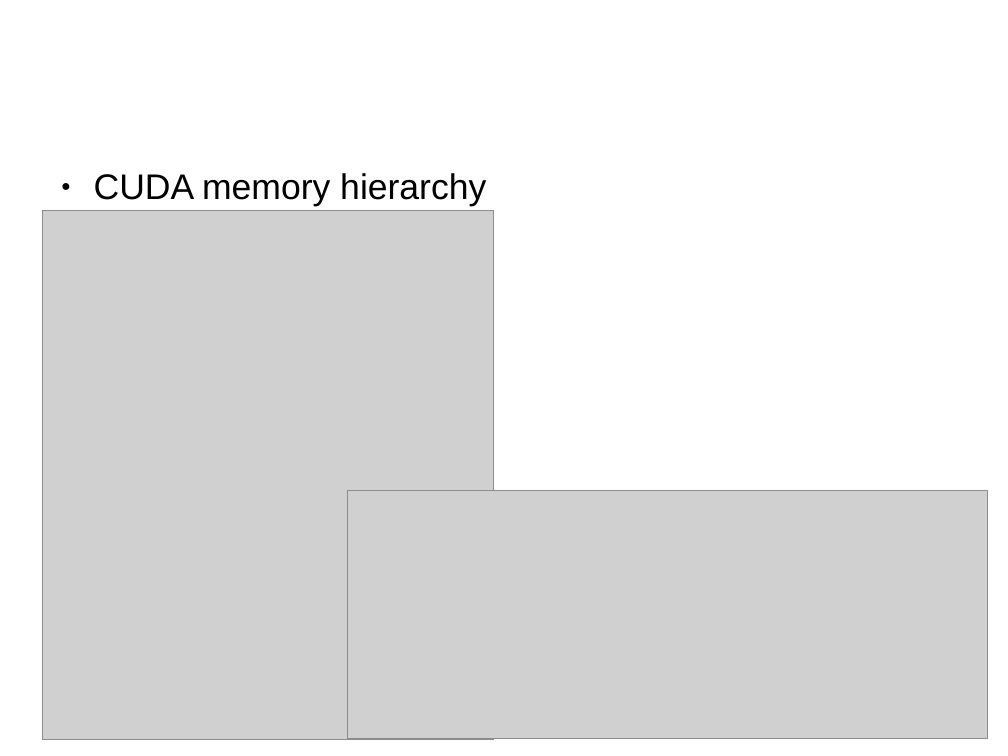
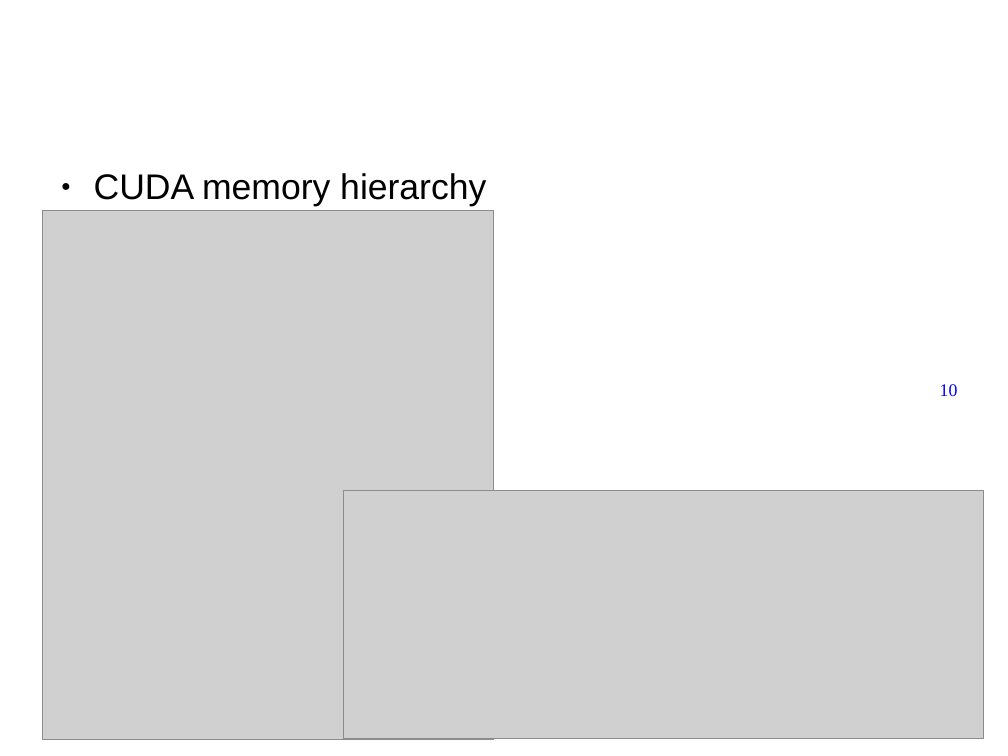
Before and after one commit to forestcheng/cudahmmsearch, a slide deck: slide 10 of thesis/thesisDefense.odp (slide 11 before the commit). Drawn at 1008x756 pixels with LibreOffice and Linux fonts; fonts in the diff are those of the drawing; grey boxes stand for pictures; background and template pictures are left out. Boxes give left, top, right and bottom in pixels: in the first picture for what was removed or moved away, otherwise in the second. Text is boxed around its words. In the diff, an @@ line names an element or a change of style, - is before the commit and + after.

```diff
--- a/thesis/thesisDefense.odp
+++ b/thesis/thesisDefense.odp
@@ page number added at (940, 384, 958, 396), 14 pt, text #0000FF @@
+10
@@ picture: place and size @@
-picture at (348, 491, 988, 739)
+picture at (344, 491, 984, 739)
```
Also in this commit, not shown: 28 other slides changed, 1 slide removed, 1 other file.
